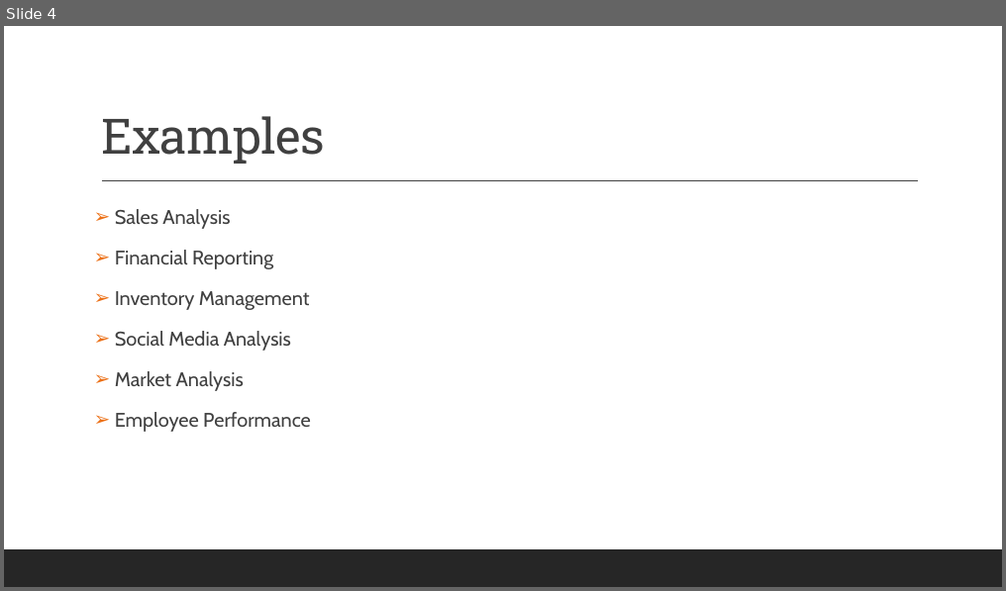
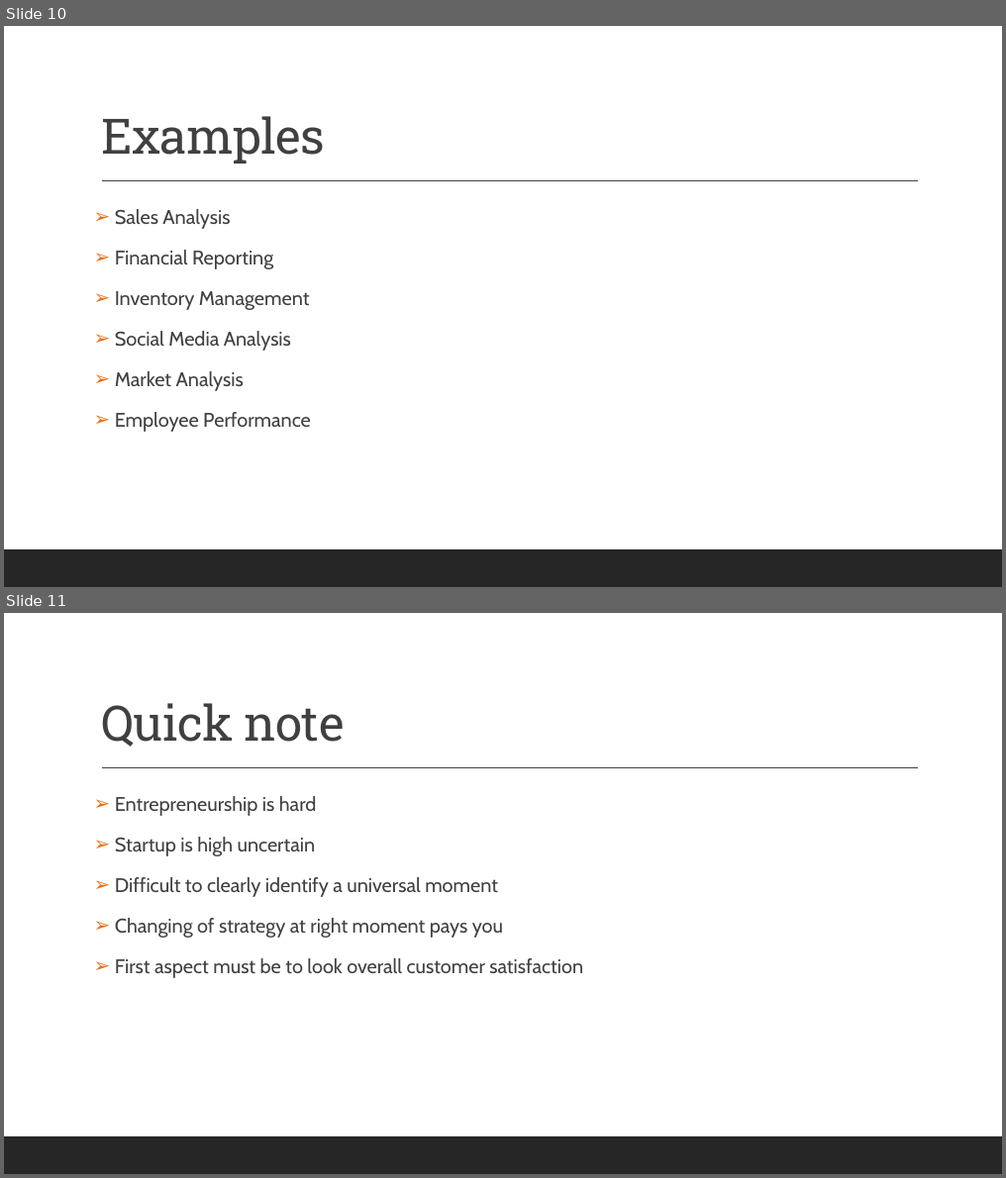
Before and after one commit to spaggiari65/present, a slide deck: PIVOTING.pptx. Shown one above the other, each under a label of ours: slide 4 before the commit, slides 10 and 11 after it. The pictures are 1006x591 and 1006x1178 pixels, drawn with LibreOffice and Linux fonts; fonts in the diff are those of the drawing. Boxes give left, top, right and bottom in pixels: in the first picture for what was removed or moved away, otherwise in the second. Text is boxed around its words. In the diff, an @@ line names an element or a change of style, - is before the commit and + after.

```diff
--- a/PIVOTING.pptx
+++ b/PIVOTING.pptx
@@ slide 11 added at [4,613,1002,1174], background #FFFFFF; not listed: 2 template elements that a slide beside it also shows @@
@@ title added at [101,703,345,747], 47 pt, text #404040 @@
+Quick note
@@ text added at [115,796,583,978], 19 pt, text #404040 @@
+➢ Entrepreneurship is hard
+➢ Startup is high uncertain
+➢ Difficult to clearly identify a universal moment
+➢ Changing of strategy at right moment pays you
+➢ First aspect must be to look overall customer satisfaction
@@ what was slide 4 is now slide 10 @@
```
Also in this commit, not shown: 10 other slides added, 1 other file.
